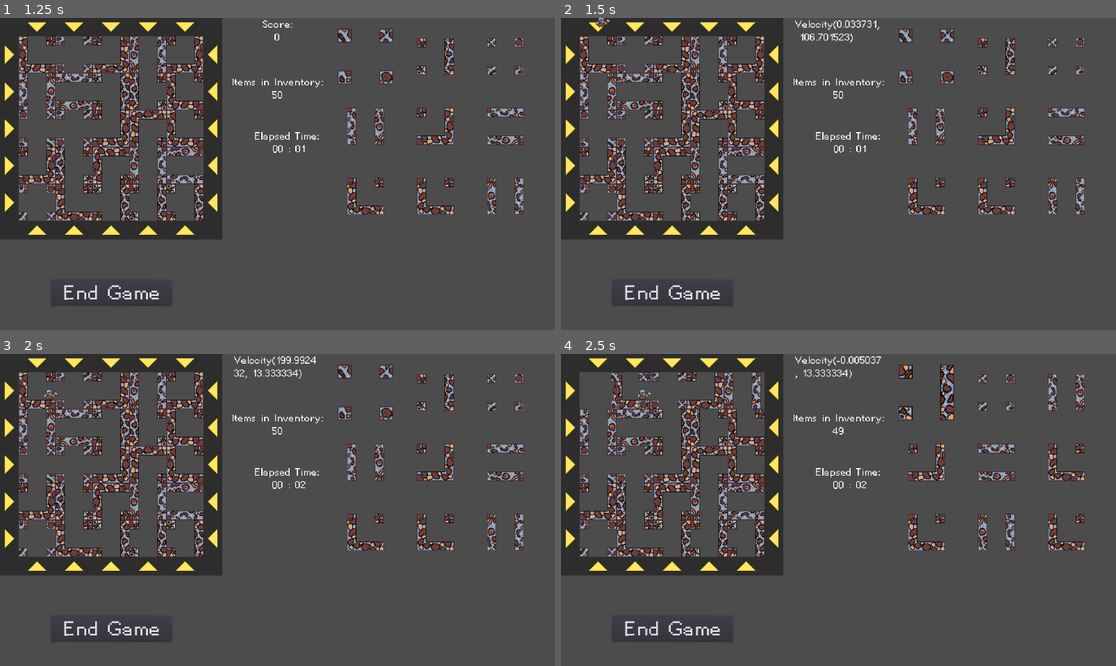
Above: before the commit, frames 1-4 (two rows, left to right).
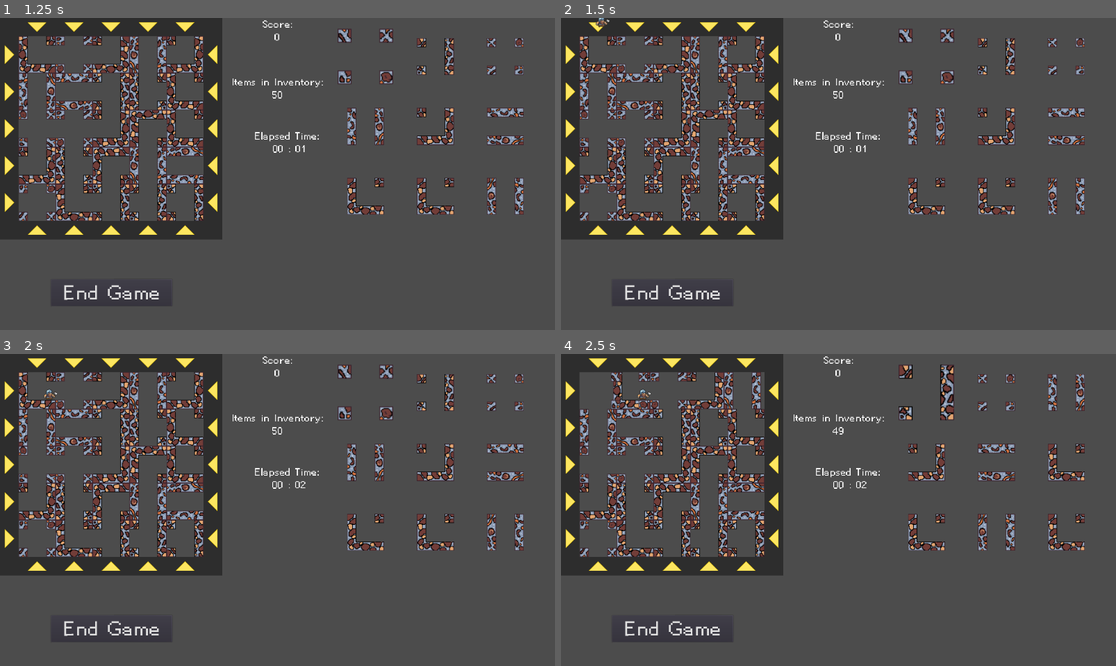
Above: after the commit, the same moments.

Repository: DorianSnowball/amazeing-mine
Game: Godot game, scene res://menu.tscn
Two runs of this game, one before a commit and one after it. Both use one fixed random seed, a clock stepped at 60 frames per second and the inputs below. The engine's default icon, where the game draws it, is replaced by a stand-in: a white triangle on a blue panel in a dark square.
Inputs (mouse positions are in pixels of both pictures, inside the frame that each line leads up to):
- Up to frame 1 (1.25 s): click "Start" at 0.5 s
- Up to frame 2 (1.5 s): hold D (move_right) from 1.28 s (still down); tap R (rope) at 1.35 s
- Up to frame 3 (2 s): keep holding D (move_right); tap Space (jump) at 1.52 s
- Up to frame 4 (2.5 s): release D (move_right) at 2 s; click (572, 391) at 2.02 s

Frame 1 is identical in both runs. In frame 2, 0.3% of the frame differs, in the area x 42-58%, y 0-8%; in frame 3, 0.3%, in the area x 42-57%, y 0-8%; in frame 4, 0.3%.
Error in both runs: Unable to iterate on object of type 'Nil'. (res://Highscore.gd:29)

Commit message:
removed printing and fixed UI again

Diff:
--- a/game/Dwarf.gd
+++ b/game/Dwarf.gd
@@ -55,7 +55,6 @@
         frame_counter += 1
         velocity.x = 2.45* pow((frame_counter-3), 4)
 
-    print(velocity.x)
 
 
     if Input.is_action_just_pressed("move_left"):
@@ -121,7 +120,7 @@
     if not on_rope:
         velocity.y += gravity * delta
 
-    $"/root/Control/Score".text = "Velocity" + str(velocity)
+    #$"/root/Control/Score".text = "Velocity" + str(velocity)
     #$"/root/Control/Score".text = "Animation: " + _animated_sprite.animation
     checkScroll()
     teleport()
